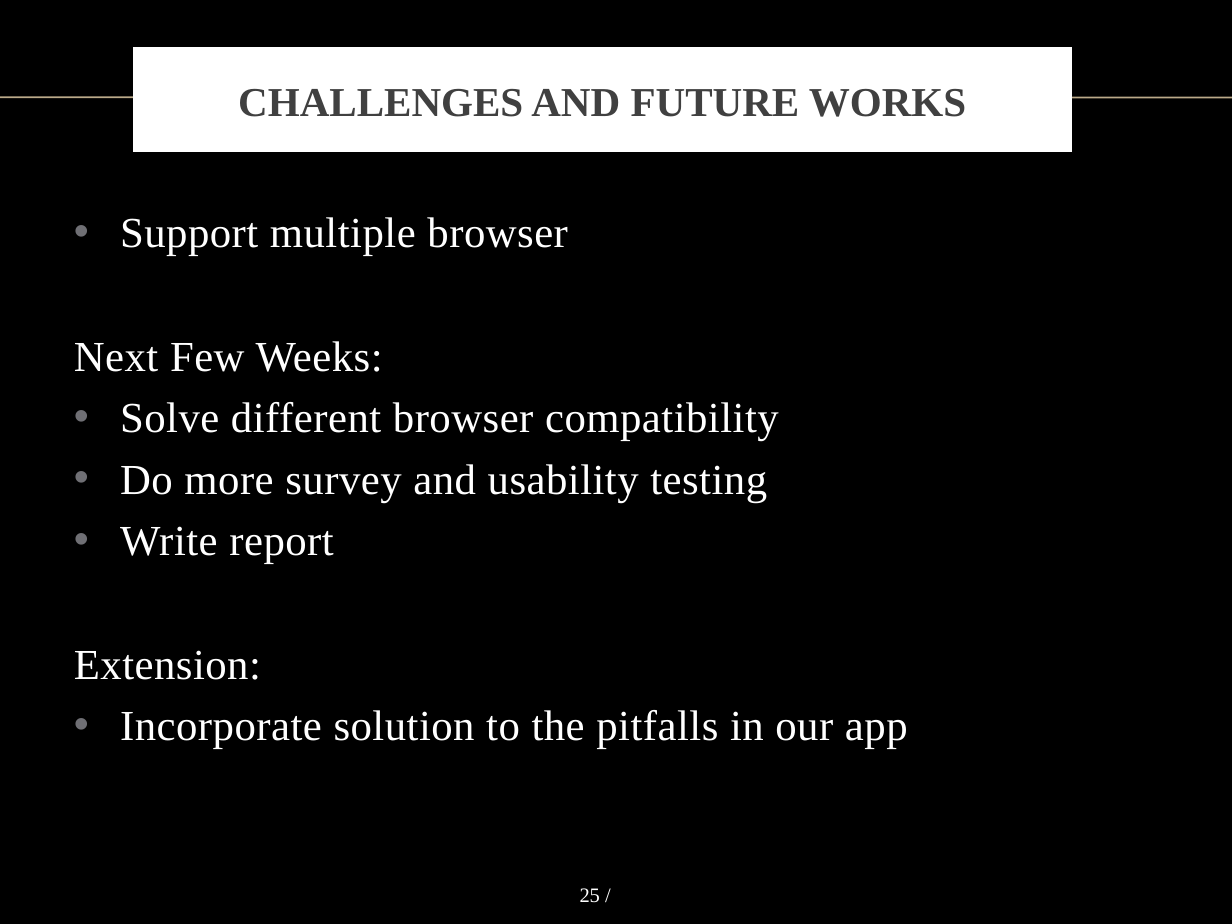
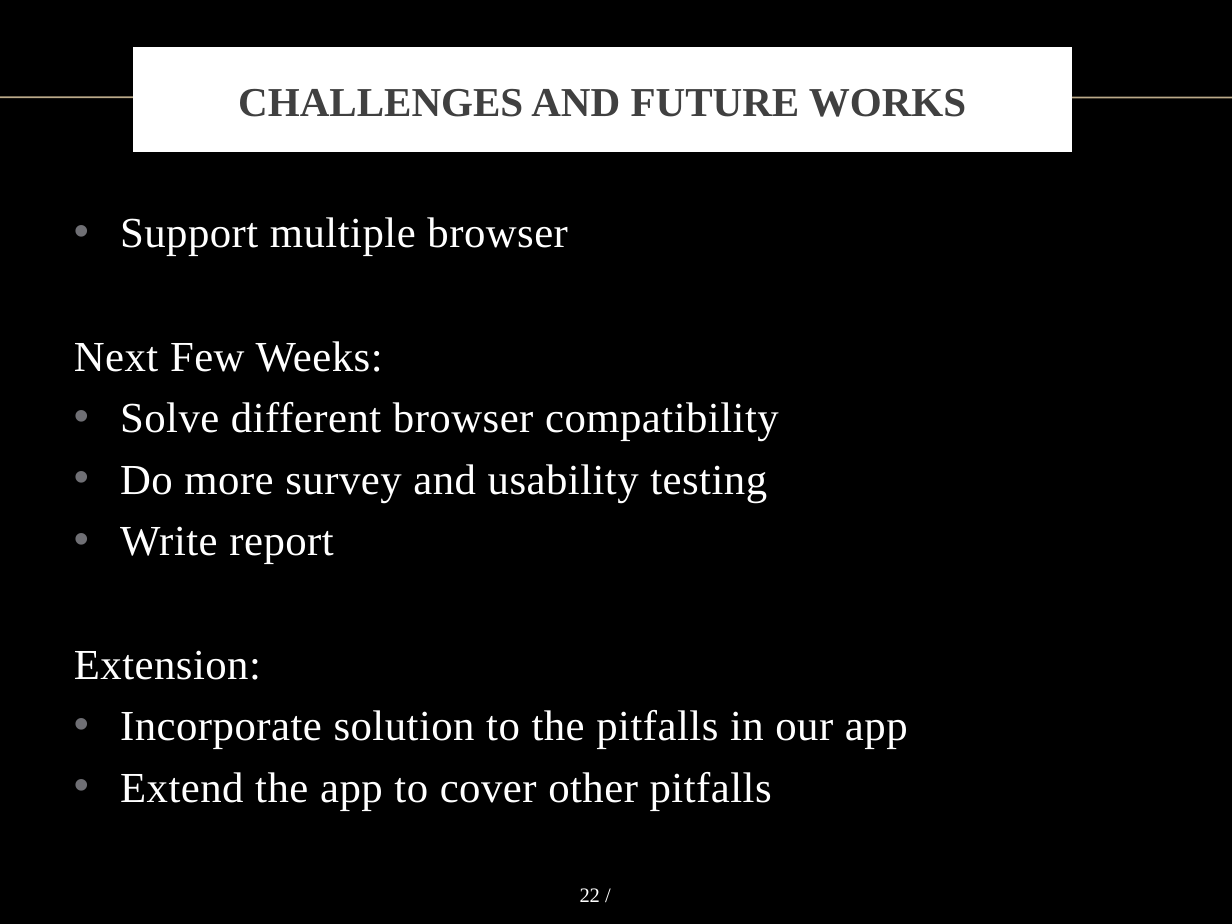
Before and after one commit to vong-srey/Paravantage, a slide deck: slide 22 of Presentation.pptx (slide 25 before the commit). Drawn at 1232x924 pixels with LibreOffice and Linux fonts; fonts in the diff are those of the drawing; background and template pictures are left out. Boxes give left, top, right and bottom in pixels: in the first picture for what was removed or moved away, otherwise in the second. Text is boxed around its words. In the diff, an @@ line names an element or a change of style, - is before the commit and + after.

```diff
--- a/Presentation.pptx
+++ b/Presentation.pptx
@@ text at (x1=120, y1=772, x2=772, y2=810): paragraph added @@
+• Extend the app to cover other pitfalls
@@ page number at (x1=580, y1=888, x2=600, y2=902): text changed @@
-25 /
+22 /
```
Also in this commit, not shown: 6 other slides changed, 3 slides removed.
